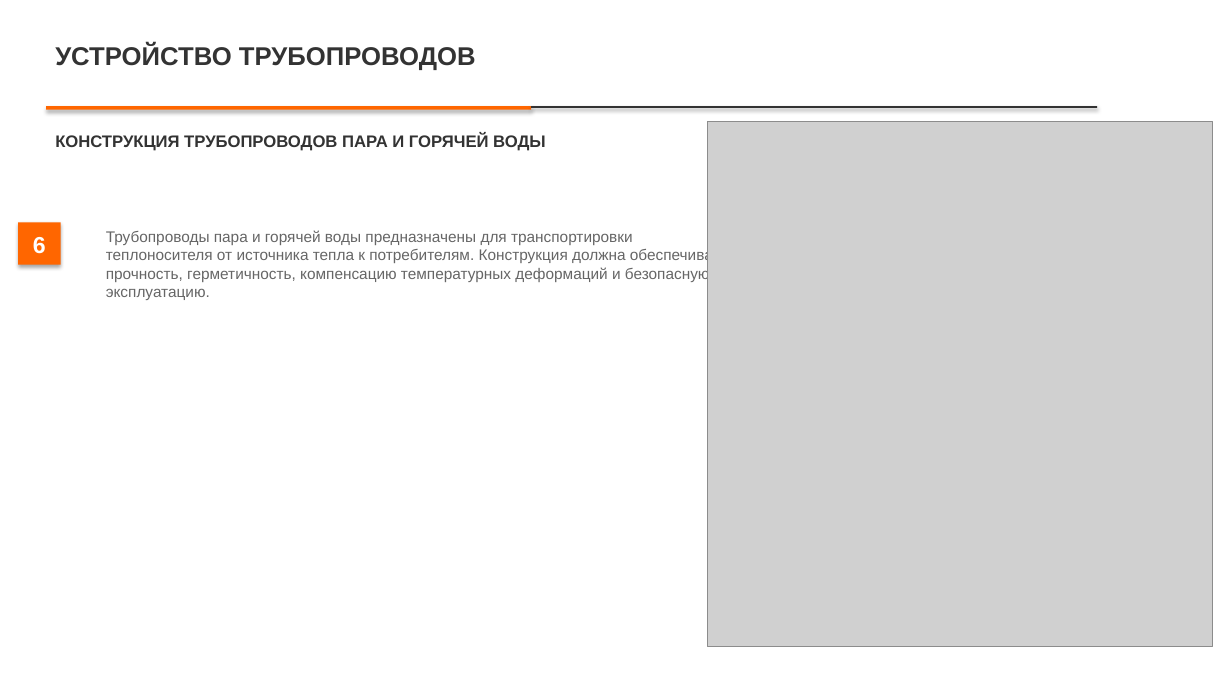
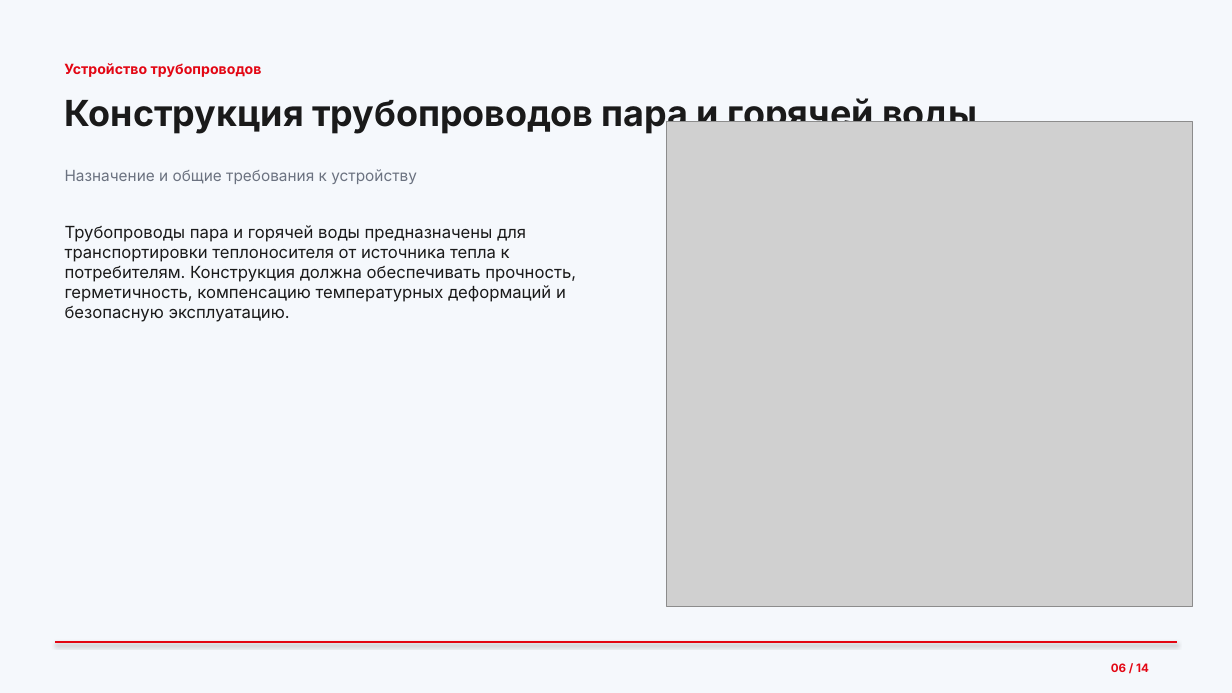
Before and after one commit to lysakalenushka-hash/-, a slide deck: slide 6 of Презентация_Трубопроводы.pptx. Drawn at 1232x693 pixels with LibreOffice and Linux fonts; fonts in the diff are those of the drawing; grey boxes stand for pictures. Boxes give left, top, right and bottom in pixels: in the first picture for what was removed or moved away, otherwise in the second. Text is boxed around its words. In the diff, an @@ line names an element or a change of style, - is before the commit and + after.

```diff
--- a/Презентация_Трубопроводы.pptx
+++ b/Презентация_Трубопроводы.pptx
@@ rectangle at (0, 0, 1232, 693): fill #FFFFFF to #F5F8FC @@
@@ text at (64, 63, 262, 77): text changed; size 20 to 11 pt; font Arial to Inter; text colour #333333 to #E30613 @@
-УСТРОЙСТВО ТРУБОПРОВОДОВ
+Устройство трубопроводов
@@ rectangle removed at (46, 106, 531, 110) @@
@@ text at (64, 96, 977, 134): text changed; size 13 to 28 pt; font Arial to Inter; text colour #333333 to #1A1A1A @@
-КОНСТРУКЦИЯ ТРУБОПРОВОДОВ ПАРА И ГОРЯЧЕЙ ВОДЫ
+Конструкция трубопроводов пара и горячей воды
@@ rectangle removed at (531, 106, 1097, 108) @@
@@ picture: place and size @@
-picture at (708, 121, 1214, 647)
+picture at (667, 121, 1193, 606)
@@ text added at (65, 169, 417, 184), 12 pt, text #6B7280 @@
+Назначение и общие требования к устройству
@@ rectangle removed at (18, 223, 61, 265) @@
@@ text removed at (33, 237, 46, 254) @@
-6
@@ text "Трубопроводы пара и горячей воды ...": place and size @@
-text "Трубопроводы пара и горячей воды ..." at (106, 230, 728, 300)
+text "Трубопроводы пара и горячей воды ..." at (65, 225, 576, 322)
@@ text "Трубопроводы пара и горячей воды ..." at (65, 225, 576, 322): size 12 to 13 pt, font Arial to Inter, text colour #666666 to #1A1A1A @@
@@ line added from (55, 642) to (1177, 642), #E30613 1.5 pt @@
@@ text added at (1111, 663, 1149, 672), 9 pt, text #E30613, bold @@
+06 / 14
```
Also in this commit, not shown: 11 other slides changed, 2 slides added, 2 slides removed, 1 other file.
